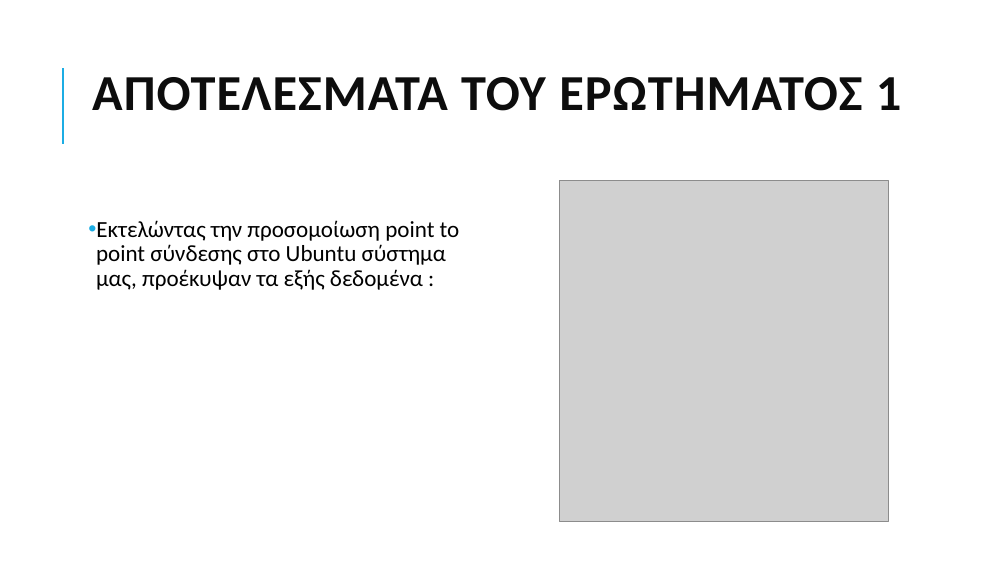
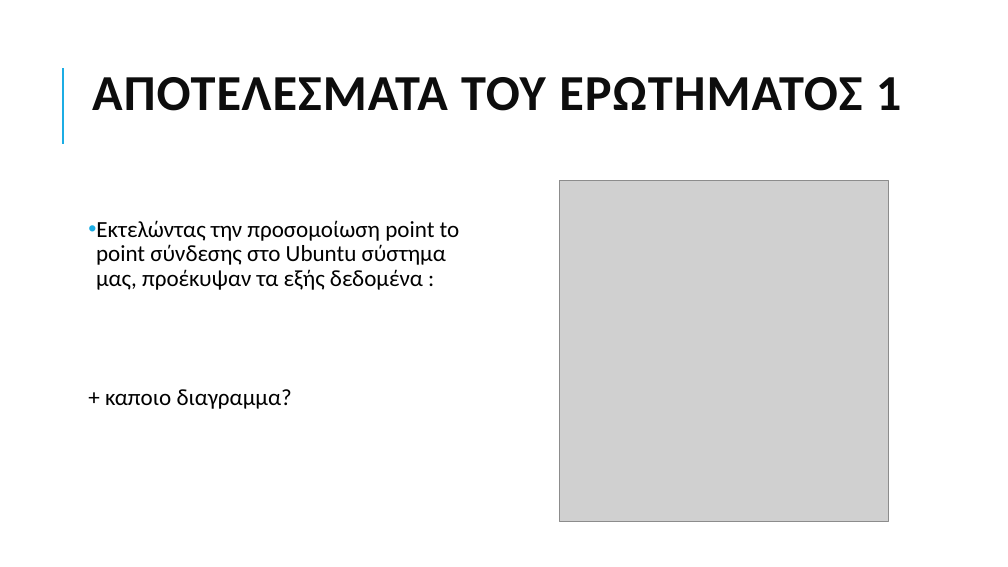
Before and after one commit to grgmyl/Ns3Project, a slide deck: slide 8 of Presentations/Ns-3_presentation_F.pptx (slide 7 before the commit). Drawn at 1008x567 pixels with LibreOffice and Linux fonts; fonts in the diff are those of the drawing; grey boxes stand for pictures. Boxes give left, top, right and bottom in pixels: in the first picture for what was removed or moved away, otherwise in the second. Text is boxed around its words. In the diff, an @@ line names an element or a change of style, - is before the commit and + after.

```diff
--- a/Presentations/Ns-3_presentation_F.pptx
+++ b/Presentations/Ns-3_presentation_F.pptx
@@ text at bbox=[105, 389, 292, 409]: paragraph added @@
++ καποιο διαγραμμα?
```
Also in this commit, not shown: 6 other slides changed, 5 slides added.
